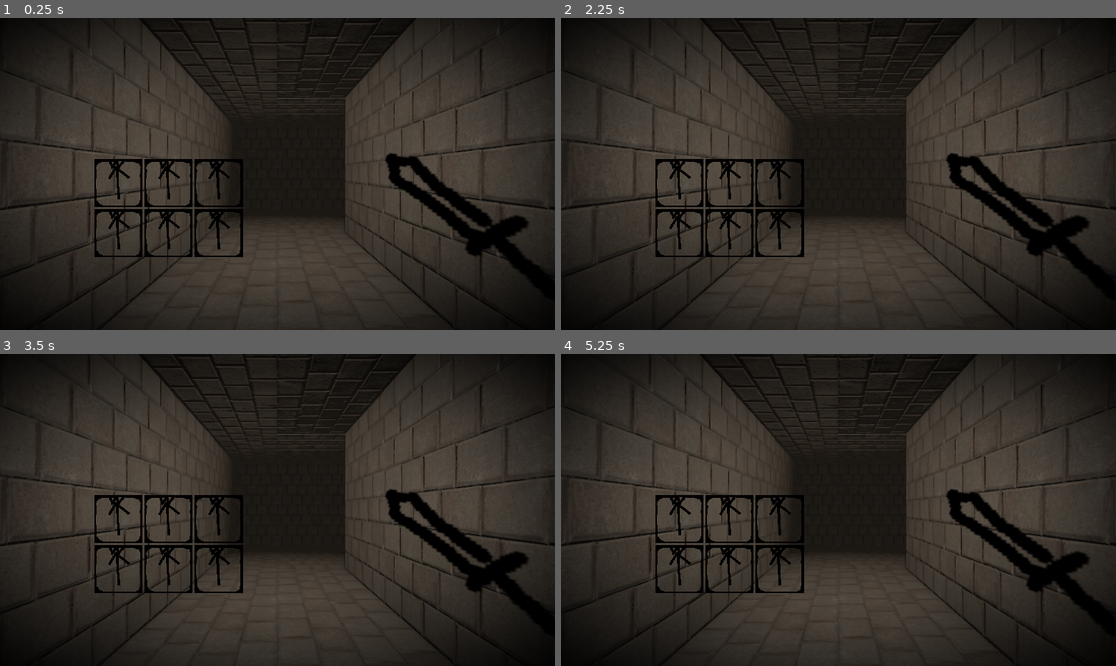
Above: before the commit, frames 1-4 (two rows, left to right).
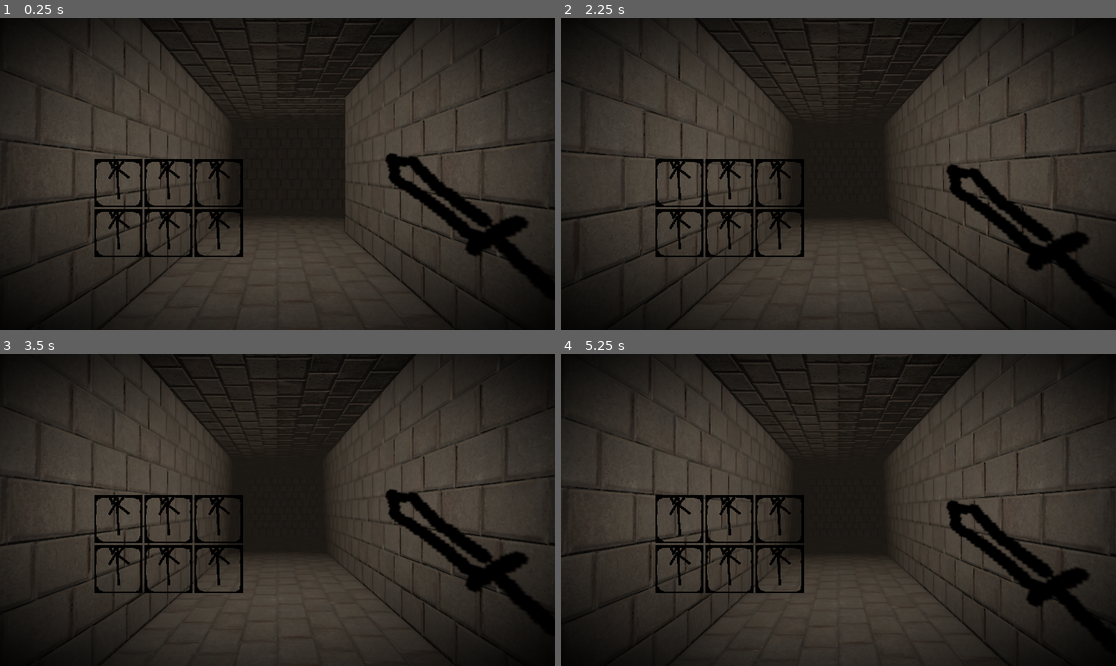
Above: after the commit, the same moments.

Repository: painttist/2023-04-04-Dungeon-Crawler-Jam
Game: Godot game, scene res://scenes/main.tscn
Two runs of this game, one before a commit and one after it. Both use one fixed random seed, a clock stepped at 60 frames per second and the inputs below. This scene is started directly instead of the project's main scene.
Inputs (mouse positions are in pixels of both pictures, inside the frame that each line leads up to):
- Up to frame 1 (0.25 s): no input
- Up to frame 2 (2.25 s): tap Enter at 0.5 s; move the mouse to (960, 158) at 0.52 s; hold A (A) 0.53-1.25 s; click (960, 158) at 0.67 s; tap D (D) at 0.8 s; drag from (727, 189) to (810, 236) at 1.27 s; tap Space (Space) at 2 s; move the mouse to (894, 105) at 2.02 s; hold S (S) from 2.03 s (still down); click (894, 105) at 2.17 s
- Up to frame 3 (3.5 s): tap A (A) at 2.3 s; release S (S) at 2.75 s; drag from (249, 572) to (111, 463) at 2.77 s
- Up to frame 4 (5.25 s): tap Enter at 3.5 s; move the mouse to (1005, 556) at 3.52 s; hold D (D) 3.53-4.25 s; click (1005, 556) at 3.67 s; tap S (S) at 3.8 s; drag from (672, 463) to (755, 432) at 4.27 s; tap Space (Space) at 5 s; move the mouse to (866, 510) at 5.02 s; hold D (D) from 5.03 s (still down); click (866, 510) at 5.1 s

The runs differ from the first frame. In frame 2, 7.4% of the frame differs, in the area x 0-100%, y 0-96%; in frame 3, 0.6%; in frame 4, 6.4%.
Error before the commit: Parse Error: Class "Player" hides a global script class. (res://scripts/Player.gd:3)

Commit message:
File name case cleanup

Diff:
--- a/Enemy/Slime.tscn
+++ b/Enemy/Slime.tscn
@@ -16,6 +16,45 @@
 orientation = 2
 
 [sub_resource type="CylinderShape3D" id="CylinderShape3D_mm1oy"]
+
+[sub_resource type="Animation" id="Animation_aic53"]
+length = 0.001
+tracks/0/type = "value"
+tracks/0/imported = false
+tracks/0/enabled = true
+tracks/0/path = NodePath("MeshInstance3D:position")
+tracks/0/interp = 1
+tracks/0/loop_wrap = true
+tracks/0/keys = {
+"times": PackedFloat32Array(0),
+"transitions": PackedFloat32Array(1),
+"update": 0,
+"values": [Vector3(0, -0.114, 0)]
+}
+tracks/1/type = "value"
+tracks/1/imported = false
+tracks/1/enabled = true
+tracks/1/path = NodePath("MeshInstance3D:rotation")
+tracks/1/interp = 1
+tracks/1/loop_wrap = true
+tracks/1/keys = {
+"times": PackedFloat32Array(0),
+"transitions": PackedFloat32Array(1),
+"update": 0,
+"values": [Vector3(0.0802851, -0.0261799, -3.18348)]
+}
+tracks/2/type = "value"
+tracks/2/imported = false
+tracks/2/enabled = true
+tracks/2/path = NodePath("MeshInstance3D:scale")
+tracks/2/interp = 1
+tracks/2/loop_wrap = true
+tracks/2/keys = {
+"times": PackedFloat32Array(0),
+"transitions": PackedFloat32Array(1),
+"update": 0,
+"values": [Vector3(-1, -1, -1)]
+}
 
 [sub_resource type="Animation" id="Animation_ar4u7"]
 resource_name = "attack"
@@ -56,78 +95,6 @@
 "transitions": PackedFloat32Array(1, 1, 1, 1, 1, 1, 1),
 "update": 0,
 "values": [Vector3(0.00331311, -0.00108036, -3.14332), Vector3(-0.0855211, -0.00174533, -3.14334), Vector3(0.0750492, - …(196 unchanged characters)…
-}
-
-[sub_resource type="Animation" id="Animation_1a4wa"]
-resource_name = "take_damage"
-length = 0.3
-step = 0.025
-tracks/0/type = "value"
-tracks/0/imported = false
-tracks/0/enabled = true
-tracks/0/path = NodePath("MeshInstance3D:position")
-tracks/0/interp = 1
-tracks/0/loop_wrap = true
-tracks/0/keys = {
-"times": PackedFloat32Array(0, 0.0744655, 0.297221),
-"transitions": PackedFloat32Array(1, 1, 1),
-"update": 0,
-"values": [Vector3(0, -0.114, 0), Vector3(0, -0.114, 0.188), Vector3(0, -0.114, 0)]
-}
-tracks/1/type = "value"
-tracks/1/imported = false
-tracks/1/enabled = true
-tracks/1/path = NodePath("MeshInstance3D:rotation")
-tracks/1/interp = 1
-tracks/1/loop_wrap = true
-tracks/1/keys = {
-"times": PackedFloat32Array(0, 0.0744655, 0.297221),
-"transitions": PackedFloat32Array(1, 1, 1),
-"update": 0,
-"values": [Vector3(0, 0, -3.14159), Vector3(0.0802851, -0.0261799, -3.18348), Vector3(0, 0, -3.14159)]
-}
-
-[sub_resource type="Animation" id="Animation_uraug"]
-resource_name = "die"
-length = 0.3
-
-[sub_resource type="Animation" id="Animation_aic53"]
-length = 0.001
-tracks/0/type = "value"
-tracks/0/imported = false
-tracks/0/enabled = true
-tracks/0/path = NodePath("MeshInstance3D:position")
-tracks/0/interp = 1
-tracks/0/loop_wrap = true
-tracks/0/keys = {
-"times": PackedFloat32Array(0),
-"transitions": PackedFloat32Array(1),
-"update": 0,
-"values": [Vector3(0, -0.114, 0)]
-}
-tracks/1/type = "value"
-tracks/1/imported = false
-tracks/1/enabled = true
-tracks/1/path = NodePath("MeshInstance3D:rotation")
-tracks/1/interp = 1
-tracks/1/loop_wrap = true
-tracks/1/keys = {
-"times": PackedFloat32Array(0),
-"transitions": PackedFloat32Array(1),
-"update": 0,
-"values": [Vector3(0.0802851, -0.0261799, -3.18348)]
-}
-tracks/2/type = "value"
-tracks/2/imported = false
-tracks/2/enabled = true
-tracks/2/path = NodePath("MeshInstance3D:scale")
-tracks/2/interp = 1
-tracks/2/loop_wrap = true
-tracks/2/keys = {
-"times": PackedFloat32Array(0),
-"transitions": PackedFloat32Array(1),
-"update": 0,
-"values": [Vector3(-1, -1, -1)]
 }
 
 [sub_resource type="Animation" id="Animation_crtx0"]
@@ -171,6 +138,39 @@
 "values": [Vector3(-1, -1, -1), Vector3(-1, -1, -1)]
 }
 
+[sub_resource type="Animation" id="Animation_uraug"]
+resource_name = "die"
+length = 0.3
+
+[sub_resource type="Animation" id="Animation_1a4wa"]
+resource_name = "take_damage"
+length = 0.3
+step = 0.025
+tracks/0/type = "value"
+tracks/0/imported = false
+tracks/0/enabled = true
+tracks/0/path = NodePath("MeshInstance3D:position")
+tracks/0/interp = 1
+tracks/0/loop_wrap = true
+tracks/0/keys = {
+"times": PackedFloat32Array(0, 0.0744655, 0.297221),
+"transitions": PackedFloat32Array(1, 1, 1),
+"update": 0,
+"values": [Vector3(0, -0.114, 0), Vector3(0, -0.114, 0.188), Vector3(0, -0.114, 0)]
+}
+tracks/1/type = "value"
+tracks/1/imported = false
+tracks/1/enabled = true
+tracks/1/path = NodePath("MeshInstance3D:rotation")
+tracks/1/interp = 1
+tracks/1/loop_wrap = true
+tracks/1/keys = {
+"times": PackedFloat32Array(0, 0.0744655, 0.297221),
+"transitions": PackedFloat32Array(1, 1, 1),
+"update": 0,
+"values": [Vector3(0, 0, -3.14159), Vector3(0.0802851, -0.0261799, -3.18348), Vector3(0, 0, -3.14159)]
+}
+
 [sub_resource type="AnimationLibrary" id="AnimationLibrary_f3rsk"]
 _data = {
 "RESET": SubResource("Animation_aic53"),
@@ -185,7 +185,7 @@
 script = ExtResource("1_qhukh")
 
 [node name="MeshInstance3D" type="MeshInstance3D" parent="."]
-transform = Transform3D(0.998868, 0.0397637, 0.0260926, -0.0417407, 0.995905, 0.0801989, 0.0227968, 0.0811973, -0.996437, 0, -0.114, 0)
+transform = Transform3D(0.998868, 0.0397633, 0.0260926, -0.0417402, 0.995905, 0.0801989, 0.0227968, 0.0811972, -0.996437, 0, -0.114, 0)
 mesh = SubResource("PlaneMesh_07526")
 
 [node name="CollisionShape3D" type="CollisionShape3D" parent="."]
--- a/Enemy/Wolf.tscn
+++ b/Enemy/Wolf.tscn
@@ -16,6 +16,45 @@
 orientation = 2
 
 [sub_resource type="CylinderShape3D" id="CylinderShape3D_175eh"]
+
+[sub_resource type="Animation" id="Animation_aic53"]
+length = 0.001
+tracks/0/type = "value"
+tracks/0/imported = false
+tracks/0/enabled = true
+tracks/0/path = NodePath("MeshInstance3D:position")
+tracks/0/interp = 1
+tracks/0/loop_wrap = true
+tracks/0/keys = {
+"times": PackedFloat32Array(0),
+"transitions": PackedFloat32Array(1),
+"update": 0,
+"values": [Vector3(0, -0.114, 0)]
+}
+tracks/1/type = "value"
+tracks/1/imported = false
+tracks/1/enabled = true
+tracks/1/path = NodePath("MeshInstance3D:rotation")
+tracks/1/interp = 1
+tracks/1/loop_wrap = true
+tracks/1/keys = {
+"times": PackedFloat32Array(0),
+"transitions": PackedFloat32Array(1),
+"update": 0,
+"values": [Vector3(0.0802851, -0.0261799, -3.18348)]
+}
+tracks/2/type = "value"
+tracks/2/imported = false
+tracks/2/enabled = true
+tracks/2/path = NodePath("MeshInstance3D:scale")
+tracks/2/interp = 1
+tracks/2/loop_wrap = true
+tracks/2/keys = {
+"times": PackedFloat32Array(0),
+"transitions": PackedFloat32Array(1),
+"update": 0,
+"values": [Vector3(-1, -1, -1)]
+}
 
 [sub_resource type="Animation" id="Animation_ar4u7"]
 resource_name = "attack"
@@ -56,78 +95,6 @@
 "transitions": PackedFloat32Array(1, 1, 1, 1, 1, 1, 1),
 "update": 0,
 "values": [Vector3(0.00331311, -0.00108036, -3.14332), Vector3(-0.0855211, -0.00174533, -3.14334), Vector3(0.0750492, - …(196 unchanged characters)…
-}
-
-[sub_resource type="Animation" id="Animation_1a4wa"]
-resource_name = "take_damage"
-length = 0.3
-step = 0.025
-tracks/0/type = "value"
-tracks/0/imported = false
-tracks/0/enabled = true
-tracks/0/path = NodePath("MeshInstance3D:position")
-tracks/0/interp = 1
-tracks/0/loop_wrap = true
-tracks/0/keys = {
-"times": PackedFloat32Array(0, 0.0744655, 0.297221),
-"transitions": PackedFloat32Array(1, 1, 1),
-"update": 0,
-"values": [Vector3(0, -0.114, 0), Vector3(0, -0.114, 0.188), Vector3(0, -0.114, 0)]
-}
-tracks/1/type = "value"
-tracks/1/imported = false
-tracks/1/enabled = true
-tracks/1/path = NodePath("MeshInstance3D:rotation")
-tracks/1/interp = 1
-tracks/1/loop_wrap = true
-tracks/1/keys = {
-"times": PackedFloat32Array(0, 0.0744655, 0.297221),
-"transitions": PackedFloat32Array(1, 1, 1),
-"update": 0,
-"values": [Vector3(0, 0, -3.14159), Vector3(0.0802851, -0.0261799, -3.18348), Vector3(0, 0, -3.14159)]
-}
-
-[sub_resource type="Animation" id="Animation_uraug"]
-resource_name = "die"
-length = 0.3
-
-[sub_resource type="Animation" id="Animation_aic53"]
-length = 0.001
-tracks/0/type = "value"
-tracks/0/imported = false
-tracks/0/enabled = true
-tracks/0/path = NodePath("MeshInstance3D:position")
-tracks/0/interp = 1
-tracks/0/loop_wrap = true
-tracks/0/keys = {
-"times": PackedFloat32Array(0),
-"transitions": PackedFloat32Array(1),
-"update": 0,
-"values": [Vector3(0, -0.114, 0)]
-}
-tracks/1/type = "value"
-tracks/1/imported = false
-tracks/1/enabled = true
-tracks/1/path = NodePath("MeshInstance3D:rotation")
-tracks/1/interp = 1
-tracks/1/loop_wrap = true
-tracks/1/keys = {
-"times": PackedFloat32Array(0),
-"transitions": PackedFloat32Array(1),
-"update": 0,
-"values": [Vector3(0.0802851, -0.0261799, -3.18348)]
-}
-tracks/2/type = "value"
-tracks/2/imported = false
-tracks/2/enabled = true
-tracks/2/path = NodePath("MeshInstance3D:scale")
-tracks/2/interp = 1
-tracks/2/loop_wrap = true
-tracks/2/keys = {
-"times": PackedFloat32Array(0),
-"transitions": PackedFloat32Array(1),
-"update": 0,
-"values": [Vector3(-1, -1, -1)]
 }
 
 [sub_resource type="Animation" id="Animation_crtx0"]
@@ -171,6 +138,39 @@
 "values": [Vector3(-1, -1, -1), Vector3(-1, -1, -1)]
 }
 
+[sub_resource type="Animation" id="Animation_uraug"]
+resource_name = "die"
+length = 0.3
+
+[sub_resource type="Animation" id="Animation_1a4wa"]
+resource_name = "take_damage"
+length = 0.3
+step = 0.025
+tracks/0/type = "value"
+tracks/0/imported = false
+tracks/0/enabled = true
+tracks/0/path = NodePath("MeshInstance3D:position")
+tracks/0/interp = 1
+tracks/0/loop_wrap = true
+tracks/0/keys = {
+"times": PackedFloat32Array(0, 0.0744655, 0.297221),
+"transitions": PackedFloat32Array(1, 1, 1),
+"update": 0,
+"values": [Vector3(0, -0.114, 0), Vector3(0, -0.114, 0.188), Vector3(0, -0.114, 0)]
+}
+tracks/1/type = "value"
+tracks/1/imported = false
+tracks/1/enabled = true
+tracks/1/path = NodePath("MeshInstance3D:rotation")
+tracks/1/interp = 1
+tracks/1/loop_wrap = true
+tracks/1/keys = {
+"times": PackedFloat32Array(0, 0.0744655, 0.297221),
+"transitions": PackedFloat32Array(1, 1, 1),
+"update": 0,
+"values": [Vector3(0, 0, -3.14159), Vector3(0.0802851, -0.0261799, -3.18348), Vector3(0, 0, -3.14159)]
+}
+
 [sub_resource type="AnimationLibrary" id="AnimationLibrary_f3rsk"]
 _data = {
 "RESET": SubResource("Animation_aic53"),
@@ -186,7 +186,7 @@
 type = 1
 
 [node name="MeshInstance3D" type="MeshInstance3D" parent="."]
-transform = Transform3D(0.998868, 0.0397637, 0.0260926, -0.0417407, 0.995905, 0.0801989, 0.0227968, 0.0811973, -0.996437, 0, -0.114, 0)
+transform = Transform3D(0.998868, 0.0397633, 0.0260926, -0.0417402, 0.995905, 0.0801989, 0.0227968, 0.0811972, -0.996437, 0, -0.114, 0)
 mesh = SubResource("PlaneMesh_07526")
 
 [node name="CollisionShape3D" type="CollisionShape3D" parent="."]
--- a/scenes/player.tscn
+++ b/scenes/Player.tscn
@@ -55,6 +55,35 @@
 "transitions": PackedFloat32Array(1),
 "update": 0,
 "values": [Vector3(0.54348, -0.065041, -0.575877)]
+}
+
+[sub_resource type="Animation" id="Animation_glytc"]
+resource_name = "attack"
+length = 0.3
+step = 0.01
+tracks/0/type = "value"
+tracks/0/imported = false
+tracks/0/enabled = true
+tracks/0/path = NodePath("Sprite3D:rotation")
+tracks/0/interp = 1
+tracks/0/loop_wrap = true
+tracks/0/keys = {
+"times": PackedFloat32Array(0, 0.12, 0.15, 0.18, 0.3),
+"transitions": PackedFloat32Array(1, 1, 1, 1, 1),
+"update": 0,
+"values": [Vector3(-0.10021, -0.782941, -0.229252), Vector3(-0.0331613, -1.00007, -0.93026), Vector3(-0.296706, -1.11527, -0.178024), Vector3(-0.431096, -0.771436, 0.335103), Vector3(-0.10021, -0.782941, -0.229252)]
+}
+tracks/1/type = "value"
+tracks/1/imported = false
+tracks/1/enabled = true
+tracks/1/path = NodePath("Sprite3D:position")
+tracks/1/interp = 1
+tracks/1/loop_wrap = true
+tracks/1/keys = {
+"times": PackedFloat32Array(0, 0.12, 0.15, 0.18, 0.3),
+"transitions": PackedFloat32Array(1, 1, 1, 1, 1),
+"update": 0,
+"values": [Vector3(0.54348, -0.065041, -0.575877), Vector3(0.543, 0.198, -0.514), Vector3(0.253, 0.097, -0.665), Vector3(-0.049, -0.077, -0.59), Vector3(0.54348, -0.065041, -0.575877)]
 }
 
 [sub_resource type="Animation" id="Animation_6dngg"]
@@ -134,35 +163,6 @@
 "values": [Vector3(0, 0, 0), Vector3(0.101229, 0, 0), Vector3(0, 0, 0)]
 }
 
-[sub_resource type="Animation" id="Animation_glytc"]
-resource_name = "attack"
-length = 0.3
-step = 0.01
-tracks/0/type = "value"
-tracks/0/imported = false
-tracks/0/enabled = true
-tracks/0/path = NodePath("Sprite3D:rotation")
-tracks/0/interp = 1
-tracks/0/loop_wrap = true
-tracks/0/keys = {
-"times": PackedFloat32Array(0, 0.12, 0.15, 0.18, 0.3),
-"transitions": PackedFloat32Array(1, 1, 1, 1, 1),
-"update": 0,
-"values": [Vector3(-0.10021, -0.782941, -0.229252), Vector3(-0.0331613, -1.00007, -0.93026), Vector3(-0.296706, -1.11527, -0.178024), Vector3(-0.431096, -0.771436, 0.335103), Vector3(-0.10021, -0.782941, -0.229252)]
-}
-tracks/1/type = "value"
-tracks/1/imported = false
-tracks/1/enabled = true
-tracks/1/path = NodePath("Sprite3D:position")
-tracks/1/interp = 1
-tracks/1/loop_wrap = true
-tracks/1/keys = {
-"times": PackedFloat32Array(0, 0.12, 0.15, 0.18, 0.3),
-"transitions": PackedFloat32Array(1, 1, 1, 1, 1),
-"update": 0,
-"values": [Vector3(0.54348, -0.065041, -0.575877), Vector3(0.543, 0.198, -0.514), Vector3(0.253, 0.097, -0.665), Vector3(-0.049, -0.077, -0.59), Vector3(0.54348, -0.065041, -0.575877)]
-}
-
 [sub_resource type="AnimationLibrary" id="AnimationLibrary_ylb84"]
 _data = {
 "RESET": SubResource("Animation_i5l0a"),
@@ -201,5 +201,5 @@
 }
 
 [node name="Sprite3D" type="Sprite3D" parent="."]
-transform = Transform3D(0.431526, 0.147075, -0.44917, -0.14471, 0.620129, 0.0640274, 0.449938, 0.0583906, 0.451383, 0.54348, -0.065041, -0.575877)
+transform = Transform3D(0.431527, 0.147075, -0.44917, -0.14471, 0.620129, 0.0640271, 0.449938, 0.0583906, 0.451383, 0.54348, -0.065041, -0.575877)
 texture = ExtResource("2_fofk2")
--- a/scenes/main.tscn
+++ b/scenes/main.tscn
@@ -1,7 +1,7 @@
 [gd_scene load_steps=9 format=3 uid="uid://d0eesu6rmapiv"]
 
 [ext_resource type="PackedScene" uid="uid://bn16mxog0h06t" path="res://scenes/level.tscn" id="1_wxf7x"]
-[ext_resource type="PackedScene" uid="uid://c30gtqlkrth85" path="res://scenes/Player.tscn" id="2_h8jw0"]
+[ext_resource type="PackedScene" uid="uid://c30gtqlkrth85" path="res://scenes/player.tscn" id="2_h8jw0"]
 [ext_resource type="Shader" path="res://shader/vignette.gdshader" id="3_xho3t"]
 [ext_resource type="PackedScene" uid="uid://dq5nhwx7jmb4p" path="res://Enemy/Slime.tscn" id="5_obdrs"]
 [ext_resource type="PackedScene" uid="uid://b2l1gfpihe2es" path="res://Enemy/Wolf.tscn" id="6_scurk"]
Renamed: scripts/player.gd -> scripts/Player.gd
